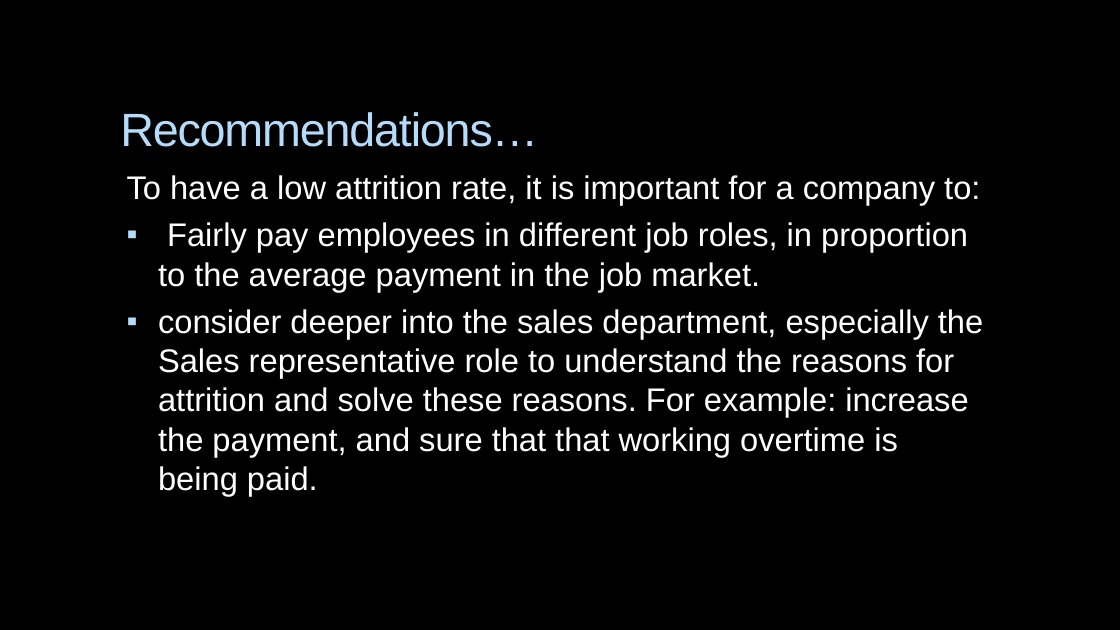
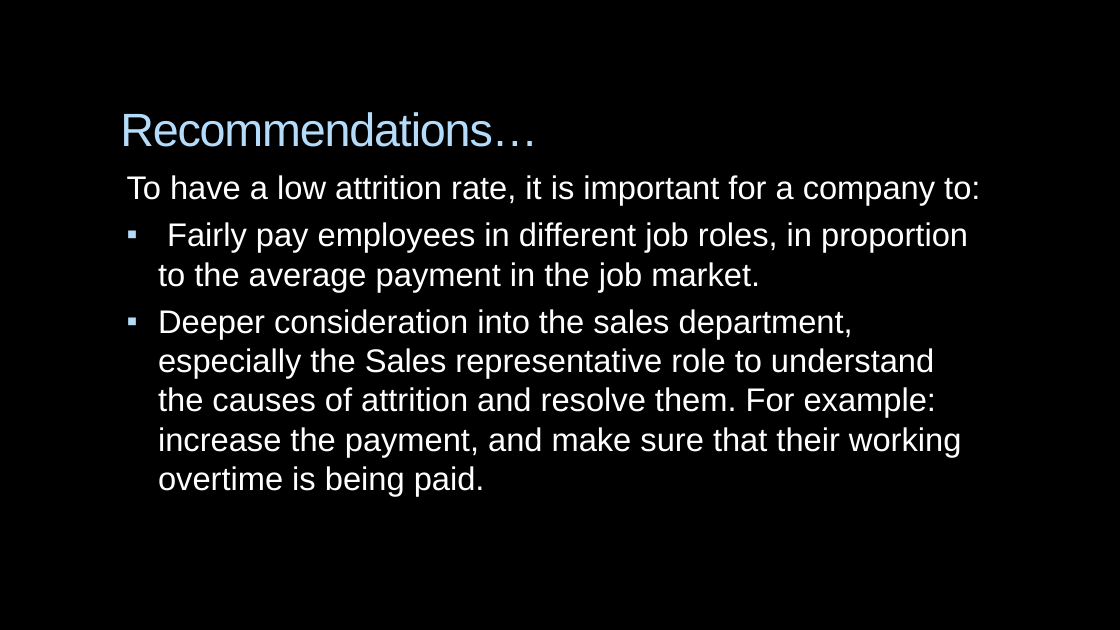
Before and after one commit to aya1fouad/Power_BI_Dashboards, a slide deck: slide 23 of Anayzing_IBM_HR_Employee_Attrition/HR Employees Attrition.pptx (slide 22 before the commit). Drawn at 1120x630 pixels with LibreOffice and Linux fonts; fonts in the diff are those of the drawing; background and template pictures are left out. Boxes give left, top, right and bottom in pixels: in the first picture for what was removed or moved away, otherwise in the second. Text is boxed around its words. In the diff, an @@ line names an element or a change of style, - is before the commit and + after.

```diff
--- a/Anayzing_IBM_HR_Employee_Attrition/HR Employees Attrition.pptx
+++ b/Anayzing_IBM_HR_Employee_Attrition/HR Employees Attrition.pptx
@@ text at (x1=158, y1=309, x2=961, y2=496): text changed @@
-▪ consider deeper into the sales department, especially the Sales representative role to understand the reasons for attrition and solve these reasons. For example: increase the payment, and sure that that working overtime is being paid.
+▪ Deeper consideration into the sales department, especially the Sales representative role to understand the causes of attrition and resolve them. For example: increase the payment, and make sure that their working overtime is being paid.
```
Also in this commit, not shown: 17 other slides changed, 1 slide added, 1 other file.
